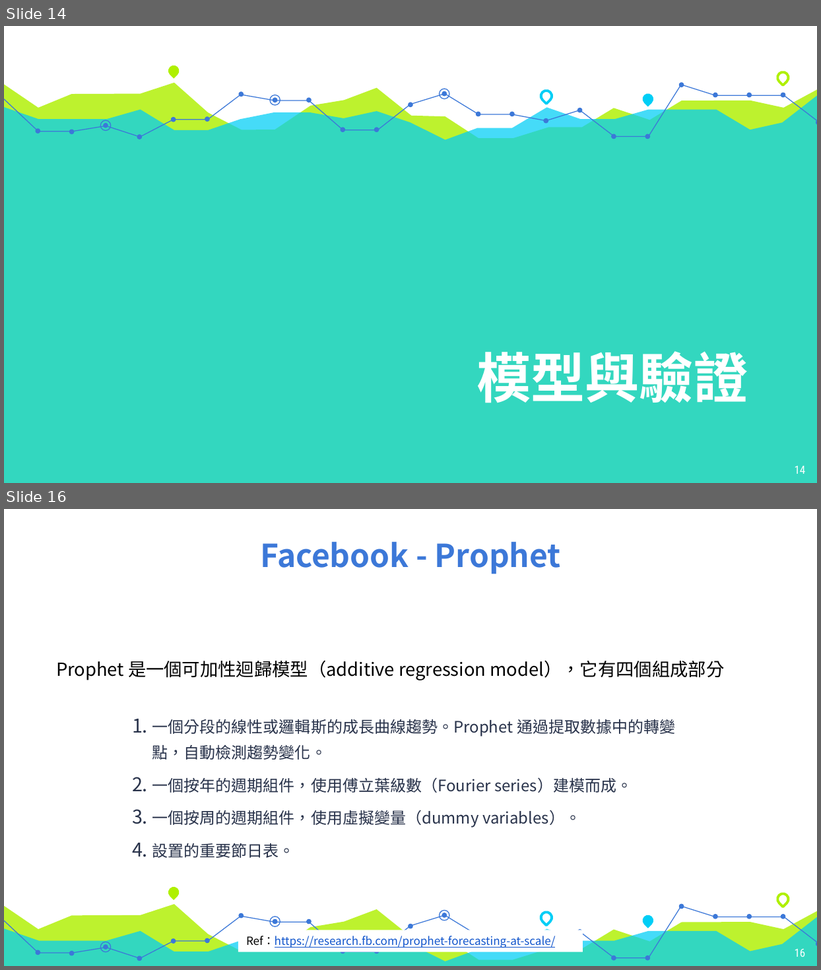
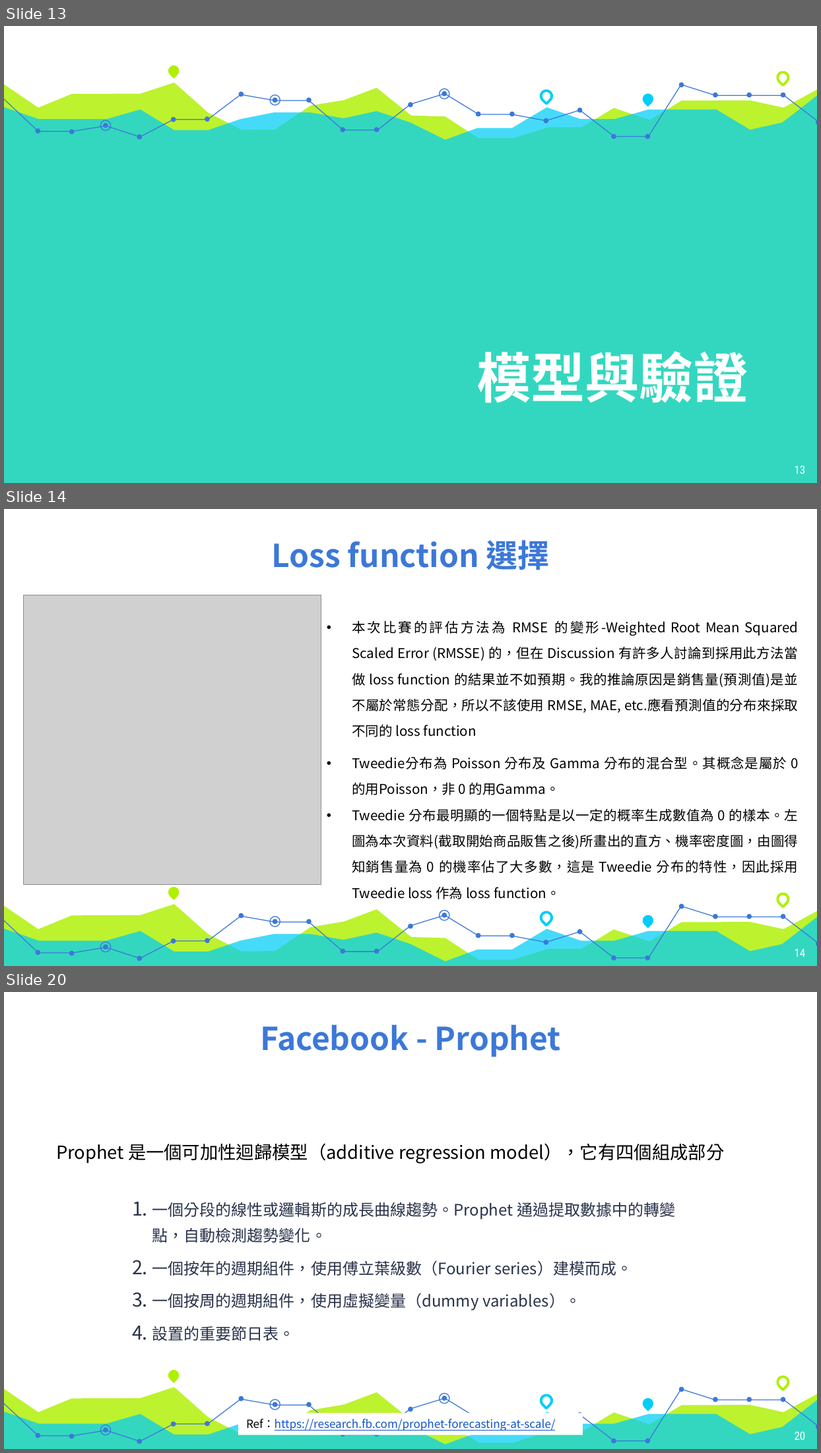
Before and after one commit to acer2265848/M5_Cathay, a slide deck: m5_report.pptx. Shown one above the other, each under a label of ours: slides 14 and 16 before the commit, slides 13, 14 and 20 after it; the slides between them are not shown. The pictures are 821x970 and 821x1453 pixels, drawn with LibreOffice and Linux fonts; fonts in the diff are those of the drawing; grey boxes stand for pictures. Boxes give left, top, right and bottom in pixels: in the first picture for what was removed or moved away, otherwise in the second. Text is boxed around its words. In the diff, an @@ line names an element or a change of style, - is before the commit and + after.

```diff
--- a/m5_report.pptx
+++ b/m5_report.pptx
@@ slide 14 added at <box>4,509,817,966</box>, background #FFFFFF; not listed: 33 template elements that a slide beside it also shows @@
@@ title added at <box>272,540,549,570</box>, 28 pt, text #3C78D8, bold @@
+Loss function 選擇
@@ picture added at <box>24,595,321,885</box> @@
@@ text added at <box>352,621,799,737</box>, 12 pt, text #000000 @@
+• 本次比賽的評估方法為 RMSE 的變形-Weighted Root Mean Squared Scaled Error (RMSSE) 的，但在 Discussion 有許多人討論到採用此方法當做 loss function 的結果並不如預期。我的推論原因是銷售量(預測值)是並不屬於常態分配，所以不該使用 RMSE, MAE, etc.應看預測值的分布來採取不同的 loss function
@@ text added at <box>352,757,799,900</box>, 12 pt, text #000000 @@
+• Tweedie分布為 Poisson 分布及 Gamma 分布的混合型。其概念是屬於 0 的用Poisson，非 0 的用Gamma。
+• Tweedie 分布最明顯的一個特點是以一定的概率生成數值為 0 的樣本。左圖為本次資料(截取開始商品販售之後)所畫出的直方、機率密度圖，由圖得知銷售量為 0 的機率佔了大多數，這是 Tweedie 分布的特性，因此採用 Tweedie loss 作為 loss function。
@@ ellipse added at <box>476,933,481,938</box>, fill #3C78D8 @@
@@ ellipse added at <box>510,933,515,938</box>, fill #3C78D8 @@
@@ ellipse added at <box>544,940,548,945</box>, fill #3C78D8 @@
@@ page number added at <box>795,949,806,957</box>, 10 pt, text #FFFFFF @@
+14
@@ what was slide 14 is now slide 13 @@
@@ page number at <box>795,466,806,474</box>: text changed @@
-14
+13
@@ what was slide 16 is now slide 20 @@
@@ page number at <box>795,1432,806,1440</box>: text changed @@
-16
+20
```
Also in this commit, not shown: 8 slides changed, 7 other slides added, 13 slides removed, 7 other files.
